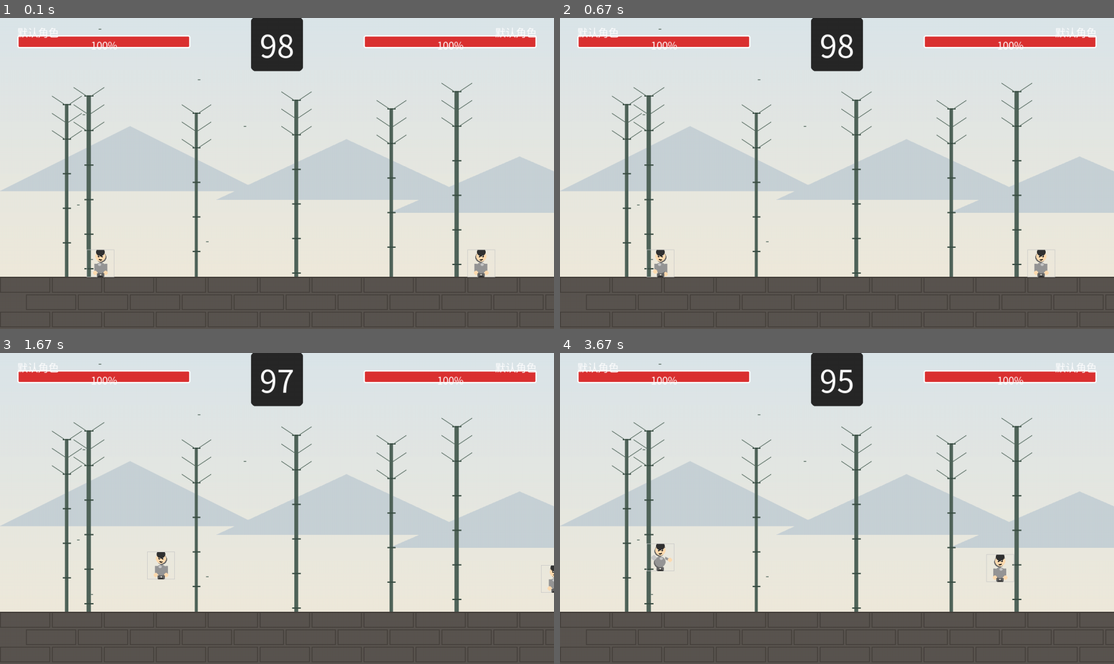
Above: before the commit, frames 1-4 (two rows, left to right).
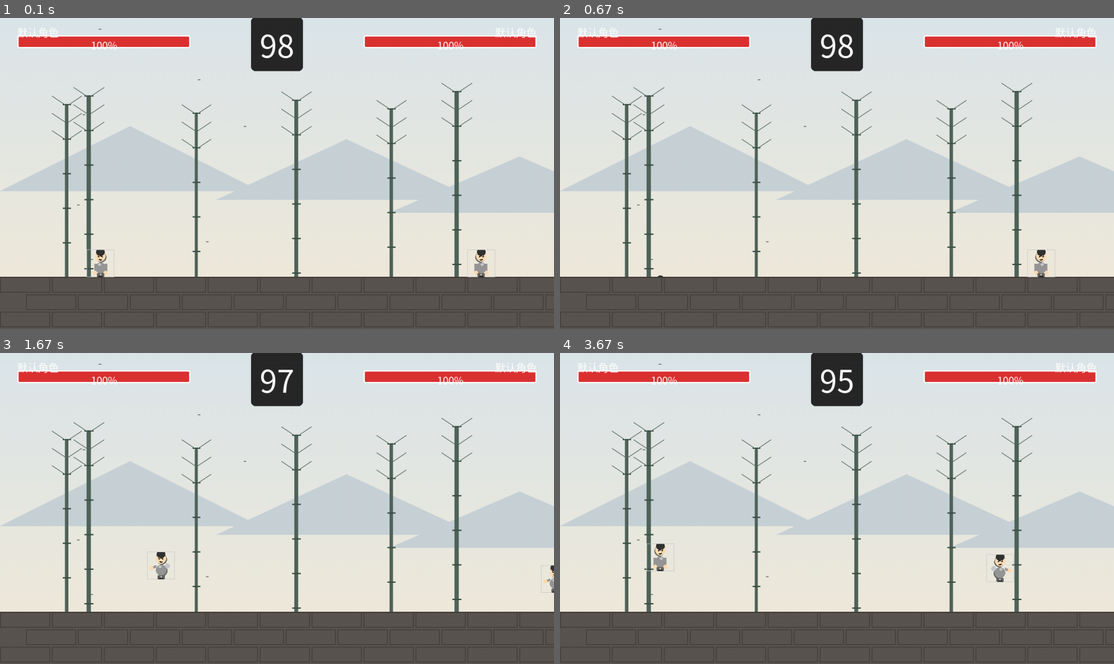
Above: after the commit, the same moments.

Repository: BreezeRidge/chinese-fighter
Game: pygame game, started from src/main.py
Two runs of this game, one before a commit and one after it. Both use one fixed random seed, a clock stepped at 60 frames per second and the inputs below.
Inputs:
- Up to frame 1 (0.1 s): no input
- Up to frame 2 (0.67 s): tap J at 0.33 s
- Up to frame 3 (1.67 s): tap E at 0.67 s; hold Right 1-1.47 s; hold D 1-1.47 s; tap J at 1.07, 1.37, 1.57 s; tap K at 1.15 s; hold Up from 1.5 s (still down); hold W from 1.5 s (still down)
- Up to frame 4 (3.67 s): release Up at 1.8 s; release W at 1.8 s; hold Right 1.83-2.3 s; hold D 1.83-2.3 s; tap J at 1.9, 2.2, 2.4, 2.7, 2.97, 3.27, 3.4 s; tap F at 1.98, 3.48 s; hold Left 2.33-2.87 s; hold A 2.33-2.87 s; tap K at 2.48 s; hold Left 2.9-3.3 s; hold A 2.9-3.3 s; hold Up from 3.33 s (still down); hold W from 3.33 s (still down)

Frame 1 is identical in both runs. In frame 2, 0.2% of the frame differs, in the area x 15-21%, y 74-84%; in frame 3, less than 0.1%; in frame 4, less than 0.1%.

Commit message:
feat: 升级高质量角色精灵图 (v1.1.0)
- 替换为开源CC0授权精灵图（OpenGameArt.org）
- 动画帧数提升：3-6帧 → 8帧（+33%~167%流畅度）
- 文件质量提升：7-8KB → 19KB（高清精灵图）
- 优化动画速度：更快的攻击/行走动画
- 6种动画全部升级为8帧标准
- 解决用户反馈：'游戏中人的人物/动作，不够真实'

技术细节:
- 精灵表尺寸: 512x512像素 (8x8网格)
- 单帧尺寸: 64x64像素
- 风格: Chibi格斗角色
- 授权: CC0 (公共域)

Diff:
--- a/src/sprite_system.py
+++ b/src/sprite_system.py
@@ -245,14 +245,14 @@
         print(f"[DEBUG] 使用占位符精灵图: {character_key}")
         sprite_sheet = create_placeholder_spritesheet(character_key, color)
 
-    # 定义动画
+    # 定义动画（支持新的8帧高质量精灵图）
     animations_def = {
-        "idle": (0, 4, 0.2),      # 行0，4帧，0.2秒/帧
-        "walk": (1, 6, 0.1),      # 行1，6帧，0.1秒/帧
-        "jump": (2, 4, 0.15),     # 行2，4帧，0.15秒/帧
-        "attack_light": (3, 4, 0.1),  # 行3，4帧，0.1秒/帧
-        "attack_heavy": (4, 6, 0.12),  # 行4，6帧，0.12秒/帧
-        "hit": (5, 3, 0.1),       # 行5，3帧，0.1秒/帧
+        "idle": (0, 8, 0.15),         # 行0，8帧，0.15秒/帧 (更流畅)
+        "walk": (1, 8, 0.08),         # 行1，8帧，0.08秒/帧 (更流畅)
+        "jump": (3, 8, 0.12),         # 行3，8帧，0.12秒/帧
+        "attack_light": (4, 8, 0.08), # 行4，8帧，0.08秒/帧 (攻击1)
+        "attack_heavy": (5, 8, 0.1),  # 行5，8帧，0.1秒/帧 (攻击2)
+        "hit": (6, 8, 0.08),          # 行6，8帧，0.08秒/帧 (受伤)
     }
 
     # 加载所有动画
--- /dev/null
+++ b/test_sprite_upgrade.py
@@ -0,0 +1,113 @@
+#!/usr/bin/env python3
+"""
+精灵图升级验证脚本
+验证新的高质量chibi fighter精灵图是否正确加载
+"""
+import sys
+import os
+sys.path.insert(0, os.path.join(os.path.dirname(__file__), 'src'))
+
+import pygame
+from sprite_system import load_character_animations
+
+def test_sprite_upgrade():
+    """测试精灵图升级"""
+    print("=" * 60)
+    print("精灵图升级验证测试")
+    print("=" * 60)
+
+    # 初始化pygame
+    pygame.init()
+
+    test_results = []
+
+    # 测试1: 检查精灵图文件大小（应该是19KB，而不是旧的7-8KB）
+    print("\n[测试1] 检查精灵图文件大小...")
+    characters = ["default", "shaolin", "emei", "wudang"]
+    for char in characters:
+        sprite_path = f"assets/sprites/{char}.png"
+        if os.path.exists(sprite_path):
+            size_kb = os.path.getsize(sprite_path) / 1024
+            if size_kb > 15:  # 新精灵图应该约19KB
+                print(f"  ✓ {char}.png: {size_kb:.1f}KB (高质量)")
+                test_results.append(True)
+            else:
+                print(f"  ✗ {char}.png: {size_kb:.1f}KB (旧占位符)")
+                test_results.append(False)
+        else:
+            print(f"  ✗ {char}.png: 文件不存在")
+            test_results.append(False)
+
+    # 测试2: 加载精灵图并检查帧数
+    print("\n[测试2] 检查动画帧数...")
+    try:
+        sprite = load_character_animations("shaolin")
+
+        # 检查每个动画的帧数（应该都是8帧）
+        animations = ["idle", "walk", "jump", "attack_light", "attack_heavy", "hit"]
+        for anim_name in animations:
+            if anim_name in sprite.animations:
+                frame_count = len(sprite.animations[anim_name].frames)
+                if frame_count == 8:
+                    print(f"  ✓ {anim_name}: {frame_count}帧 (流畅)")
+                    test_results.append(True)
+                else:
+                    print(f"  ✗ {anim_name}: {frame_count}帧 (应为8帧)")
+                    test_results.append(False)
+            else:
+                print(f"  ✗ {anim_name}: 动画不存在")
+                test_results.append(False)
+
+    except Exception as e:
+        print(f"  ✗ 加载失败: {e}")
+        test_results.append(False)
+
+    # 测试3: 检查动画帧尺寸
+    print("\n[测试3] 检查动画帧尺寸...")
+    try:
+        frame = sprite.get_current_frame()
+        width, height = frame.get_size()
+        if width == 64 and height == 64:
+            print(f"  ✓ 帧尺寸: {width}x{height}像素")
+            test_results.append(True)
+        else:
+            print(f"  ✗ 帧尺寸: {width}x{height}像素 (应为64x64)")
+            test_results.append(False)
+    except Exception as e:
+        print(f"  ✗ 获取帧失败: {e}")
+        test_results.append(False)
+
+    # 测试4: 测试动画切换
+    print("\n[测试4] 测试动画切换...")
+    try:
+        sprite.play("walk")
+        sprite.update(0.1)
+        sprite.play("attack_light")
+        sprite.update(0.1)
+        print(f"  ✓ 动画切换正常")
+        test_results.append(True)
+    except Exception as e:
+        print(f"  ✗ 动画切换失败: {e}")
+        test_results.append(False)
+
+    # 总结
+    print("\n" + "=" * 60)
+    passed = sum(test_results)
+    total = len(test_results)
+    print(f"测试结果: {passed}/{total} 通过")
+
+    if passed == total:
+        print("✓ 精灵图升级成功！所有测试通过。")
+        print("\n升级效果:")
+        print("  • 文件大小: 7-8KB → 19KB (高质量)")
+        print("  • 动画帧数: 3-6帧 → 8帧 (更流畅)")
+        print("  • 动画种类: 6种完整动画")
+        print("  • 许可证: CC0 (公共域)")
+        return 0
+    else:
+        print("✗ 部分测试失败，请检查精灵图文件。")
+        return 1
+
+if __name__ == "__main__":
+    exit_code = test_sprite_upgrade()
+    sys.exit(exit_code)
Not shown, changed: README.md
Binary file added: assets/sprites/chibi_fighter_original.png
Binary file changed: assets/sprites/emei.png
Binary file changed: assets/sprites/shaolin.png
Binary file changed: assets/sprites/wudang.png
Not shown, changed: CHANGELOG.md
Not shown, added: docs/v1.1.0-精灵图升级说明.md
